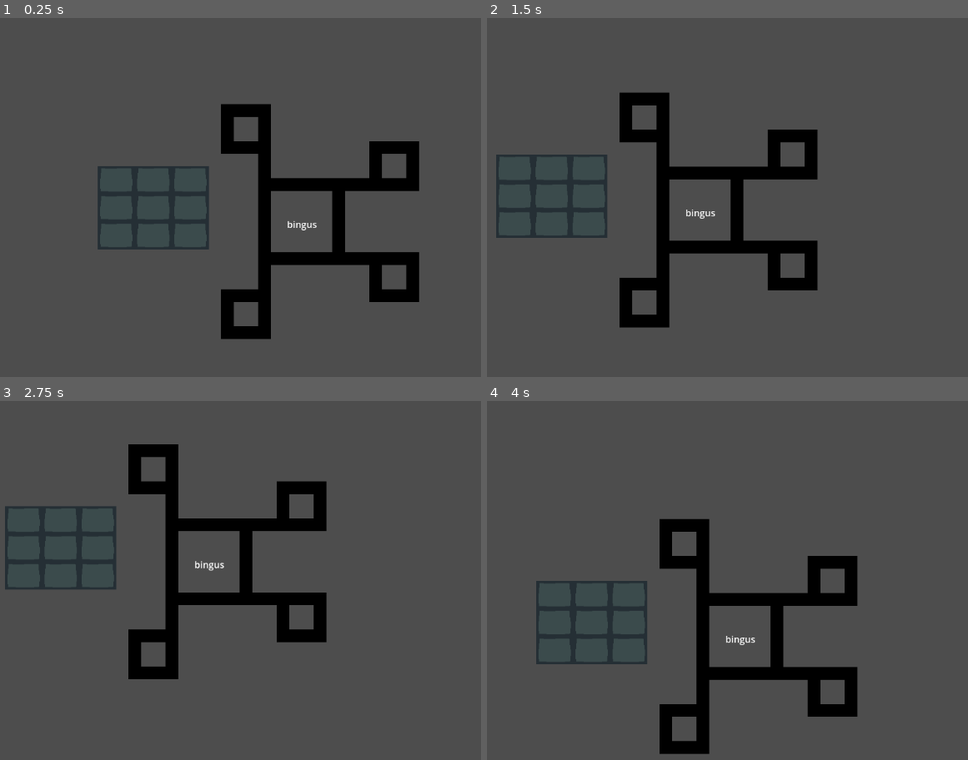
Above: before the commit, frames 1-4 (two rows, left to right).
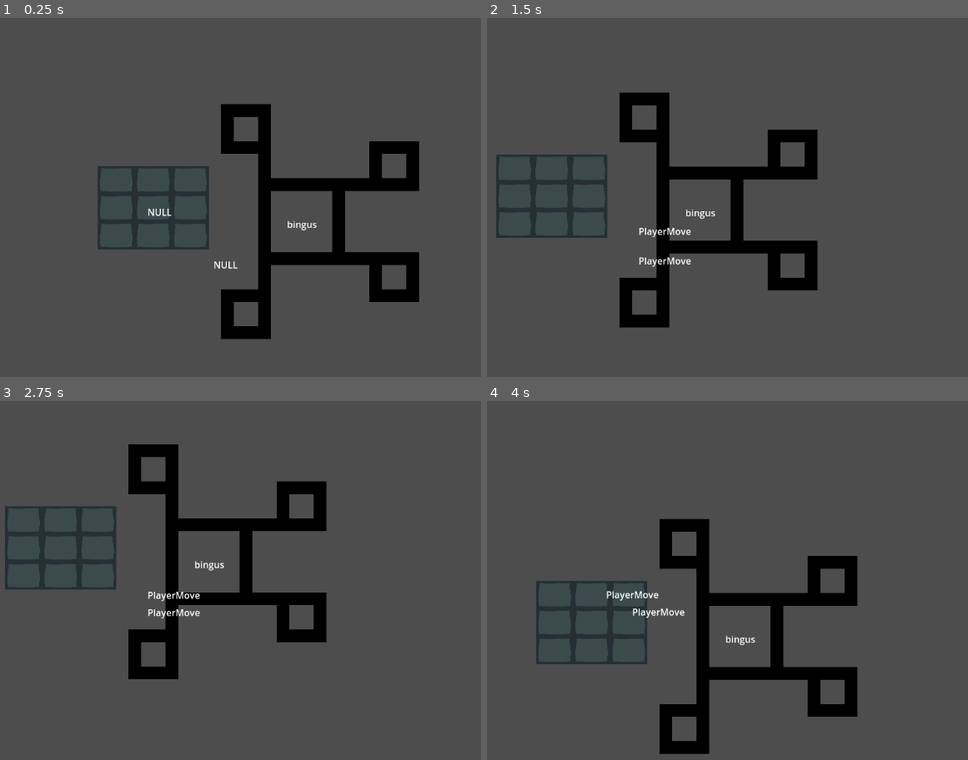
Above: after the commit, the same moments.

Repository: HenceTheBeetroot/log_72
Game: Godot game, scene res://scenes/test_scene.tscn
Two runs of this game, one before a commit and one after it. Both use one fixed random seed, a clock stepped at 60 frames per second and the inputs below.
Inputs:
- Up to frame 1 (0.25 s): no input
- Up to frame 2 (1.5 s): tap Enter at 0.5 s; hold Right (right) 0.53-1.28 s; tap Z (select) at 0.6, 1.35 s; hold Down (down) from 1.28 s (still down)
- Up to frame 3 (2.75 s): release Down (down) at 2.03 s; hold Right (right) from 2.03 s (still down); tap Z (select) at 2.1 s
- Up to frame 4 (4 s): tap Space at 2.75 s; release Right (right) at 2.78 s; hold Up (up) 2.78-3.53 s; tap Z (select) at 2.85, 3.6 s; hold Left (left) from 3.53 s (still down)

The runs differ from the first frame. In frame 1, 0.1% of the frame differs, in the area x 30-50%, y 53-70%; in frame 2, 0.3%, in the area x 31-43%, y 58-70%; in frame 3, 0.3%; in frame 4, 0.3%.

Commit message:
Add global flag system and debug flag, and state machine labeling

Diff:
--- a/project.godot
+++ b/project.godot
@@ -14,6 +14,10 @@
 run/main_scene="res://scenes/test_scene.tscn"
 config/features=PackedStringArray("4.3", "Forward Plus")
 config/icon="res://icon.svg"
+
+[autoload]
+
+Universal="*res://universal.gd"
 
 [display]
 
--- a/scenes/entity/handler/state_handler.gd
+++ b/scenes/entity/handler/state_handler.gd
@@ -3,6 +3,7 @@
 
 var STATES : Array[State] = []
 var ACTIVE : State
+var debug_text : Label
 
 func _ready() -> void:
 	for STATE in get_children():
@@ -10,6 +11,14 @@
 			STATES.append(STATE)
 	if STATES:
 		ACTIVE = STATES[0]
+	if Universal.DEBUG:
+		debug_text = Label.new()
+		debug_text.text = "UNDEFINED"
+		print(debug_text)
+		print(owner)
+		owner.add_child.call_deferred(debug_text)
+		print(owner.get_children())
+		print(debug_text.get_parent())
 
 func _process(delta: float) -> void:
 	if ACTIVE: # if there is a current state
@@ -24,17 +33,9 @@
 				ACTIVE = STATE # enter state
 				ACTIVE.In()
 				ACTIVE.Process(delta) # run new state
+	if Universal.DEBUG:
+		debug_text.text = (ACTIVE.name if ACTIVE else "NULL")
 
-func _physics_process(delta: float) -> void: # literally the same except physicsprocess -_-
-	if ACTIVE:
-		if ACTIVE.Condition():
-			ACTIVE.PhysicsProcess(delta)
-		else:
-			ACTIVE.Out()
-			ACTIVE = null
-	if not ACTIVE:
-		for STATE in STATES:
-			if STATE.Condition():
-				ACTIVE = STATE
-				ACTIVE.In()
-				ACTIVE.PhysicsProcess(delta)
+func _physics_process(delta: float) -> void:
+	if ACTIVE: # run physicsprocess of state, but do not update state
+		ACTIVE.PhysicsProcess(delta)
--- /dev/null
+++ b/universal.gd
@@ -0,0 +1,3 @@
+extends Node
+
+var DEBUG = true
